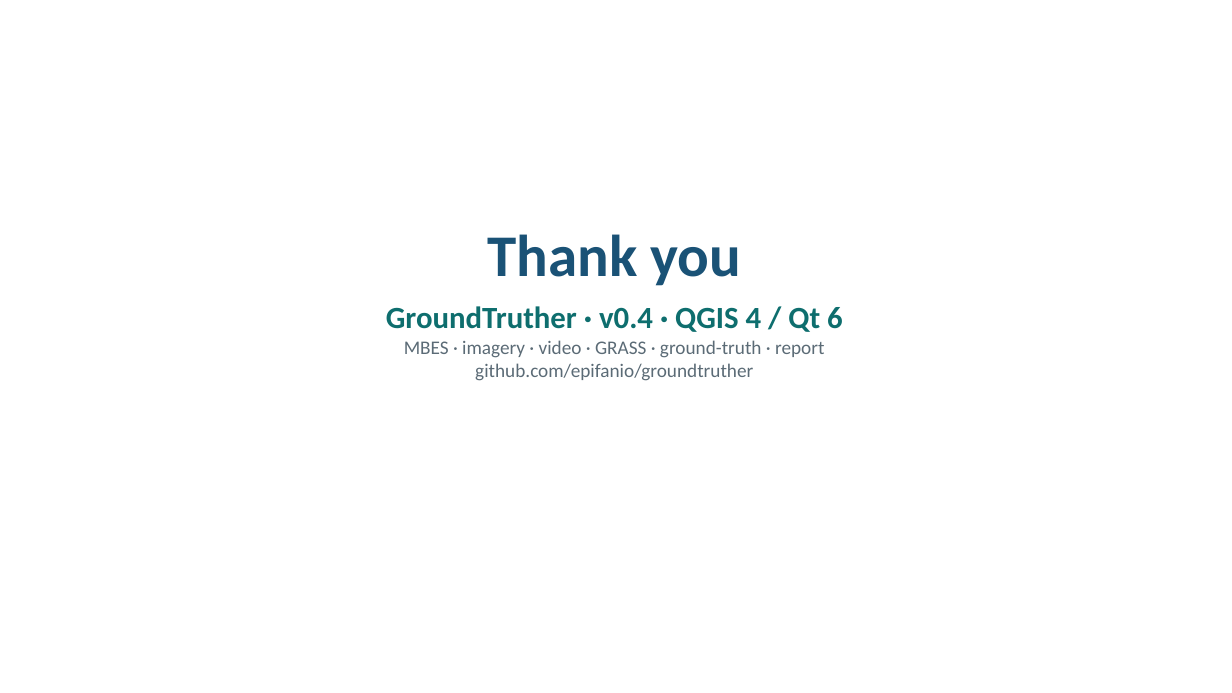
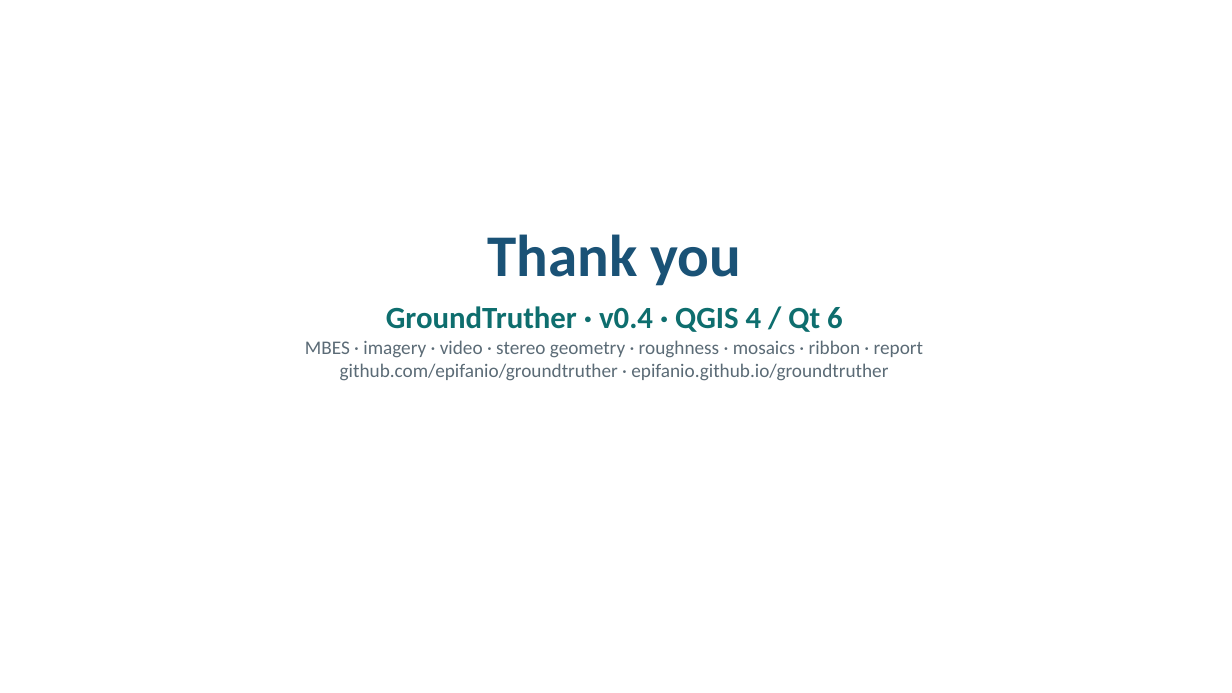
Before and after one commit to epifanio/groundtruther, a slide deck: slide 31 of docs/slides_groundtruther_update_2026.pptx (slide 21 before the commit). Drawn at 1232x693 pixels with LibreOffice and Linux fonts; fonts in the diff are those of the drawing. Boxes give left, top, right and bottom in pixels: in the first picture for what was removed or moved away, otherwise in the second. Text is boxed around its words. In the diff, an @@ line names an element or a change of style, - is before the commit and + after.

```diff
--- a/docs/slides_groundtruther_update_2026.pptx
+++ b/docs/slides_groundtruther_update_2026.pptx
@@ text at box(305, 340, 923, 381): text changed @@
-MBES · imagery · video · GRASS · ground-truth · report
-github.com/epifanio/groundtruther
+MBES · imagery · video · stereo geometry · roughness · mosaics · ribbon · report
+github.com/epifanio/groundtruther · epifanio.github.io/groundtruther
```
Also in this commit, not shown: 13 other slides changed, 17 slides added, 7 slides removed, 3 other files.
